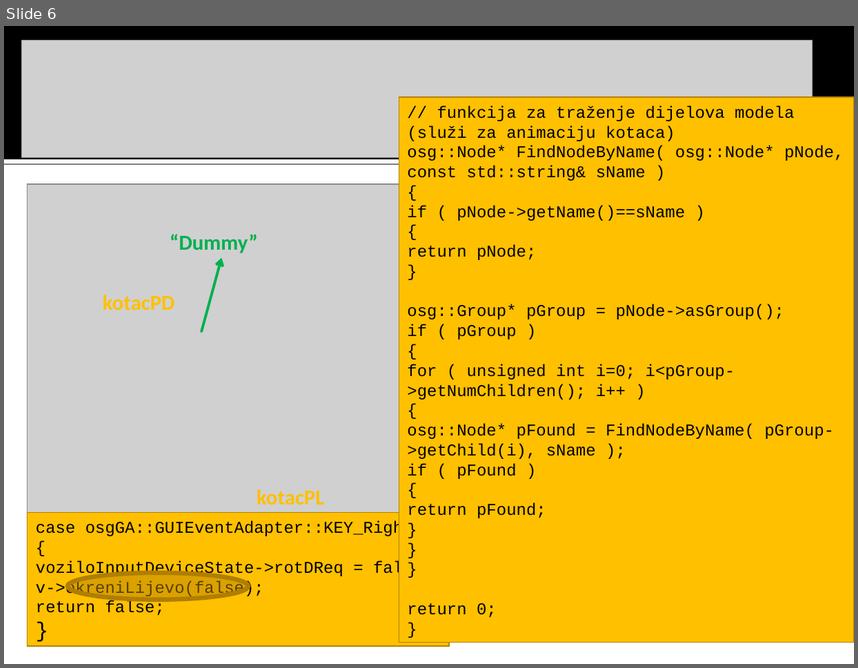
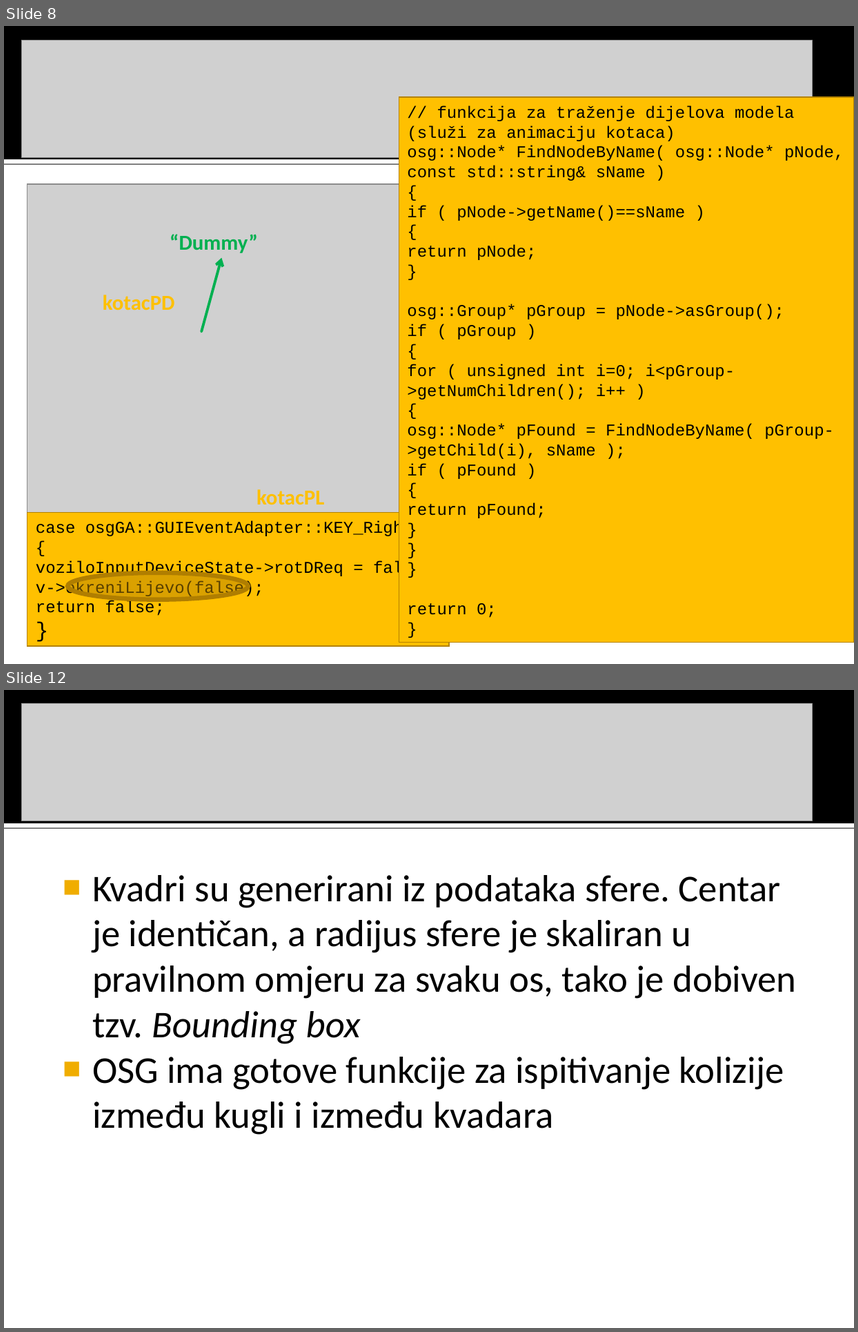
Before and after one commit to MarioVolarevic/projekt-irg-2011, a slide deck: Prezentacija/FERmula 1.ppt. Shown one above the other, each under a label of ours: slide 6 before the commit, slides 8 and 12 after it; the slides between them are not shown. The pictures are 858x668 and 858x1332 pixels, drawn with LibreOffice and Linux fonts; fonts in the diff are those of the drawing; grey boxes stand for pictures. Boxes give left, top, right and bottom in pixels: in the first picture for what was removed or moved away, otherwise in the second. Text is boxed around its words. In the diff, an @@ line names an element or a change of style, - is before the commit and + after.

```diff
--- a/Prezentacija/FERmula 1.ppt
+++ b/Prezentacija/FERmula 1.ppt
@@ slide 12 added at [4,690,854,1328], background #FFFFFF; not listed: 2 template elements that a slide beside it also shows @@
@@ picture added at [22,704,813,821] @@
@@ text added at [92,875,796,1134], 32 pt, text #000000 @@
+■ Kvadri su generirani iz podataka sfere. Centar je identičan, a radijus sfere je skaliran u pravilnom omjeru za svaku os, tako je dobiven tzv. Bounding box
+■ OSG ima gotove funkcije za ispitivanje kolizije između kugli i između kvadara
@@ what was slide 6 is now slide 8 @@
```
Also in this commit, not shown: 2 slides changed, 7 other slides added.
